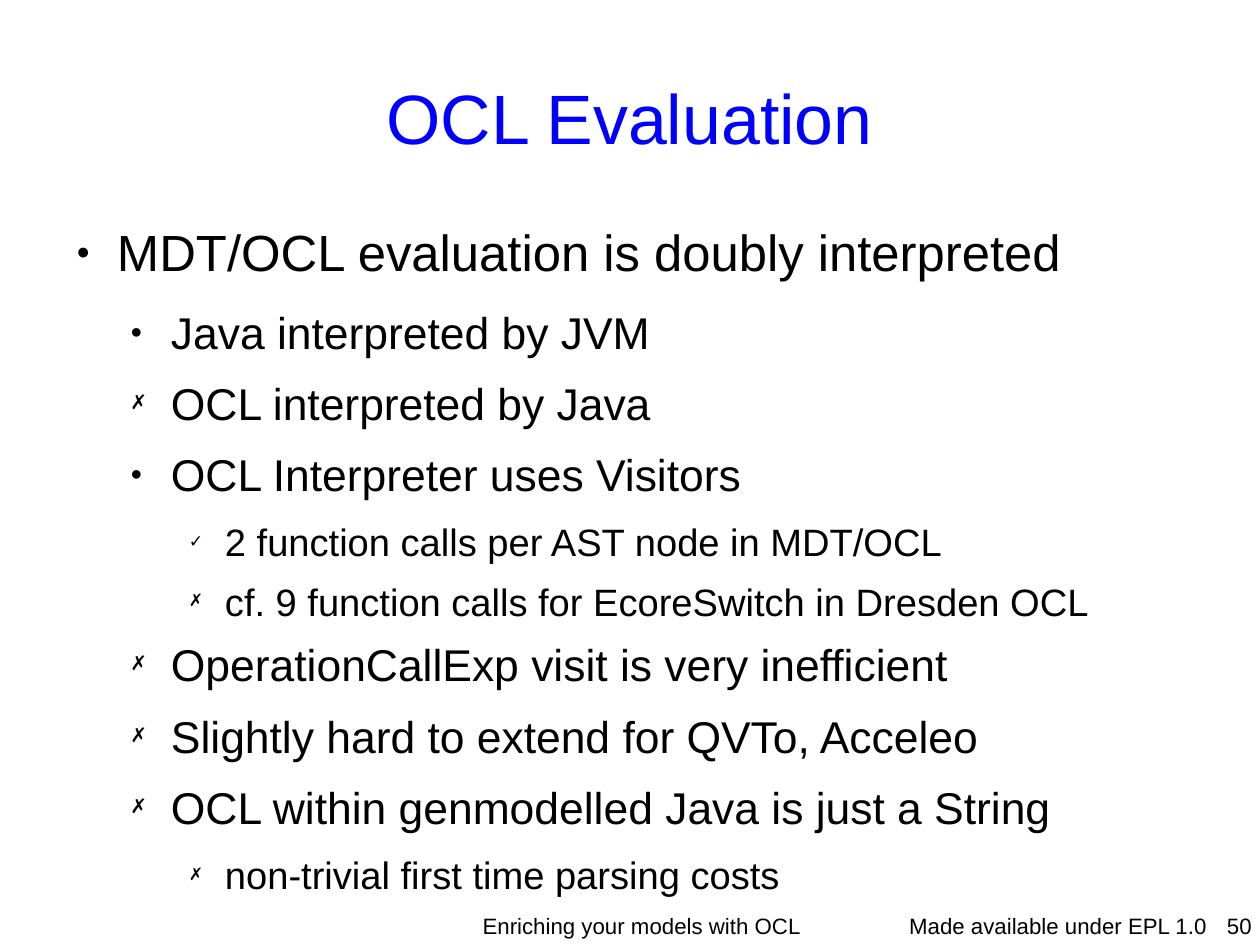
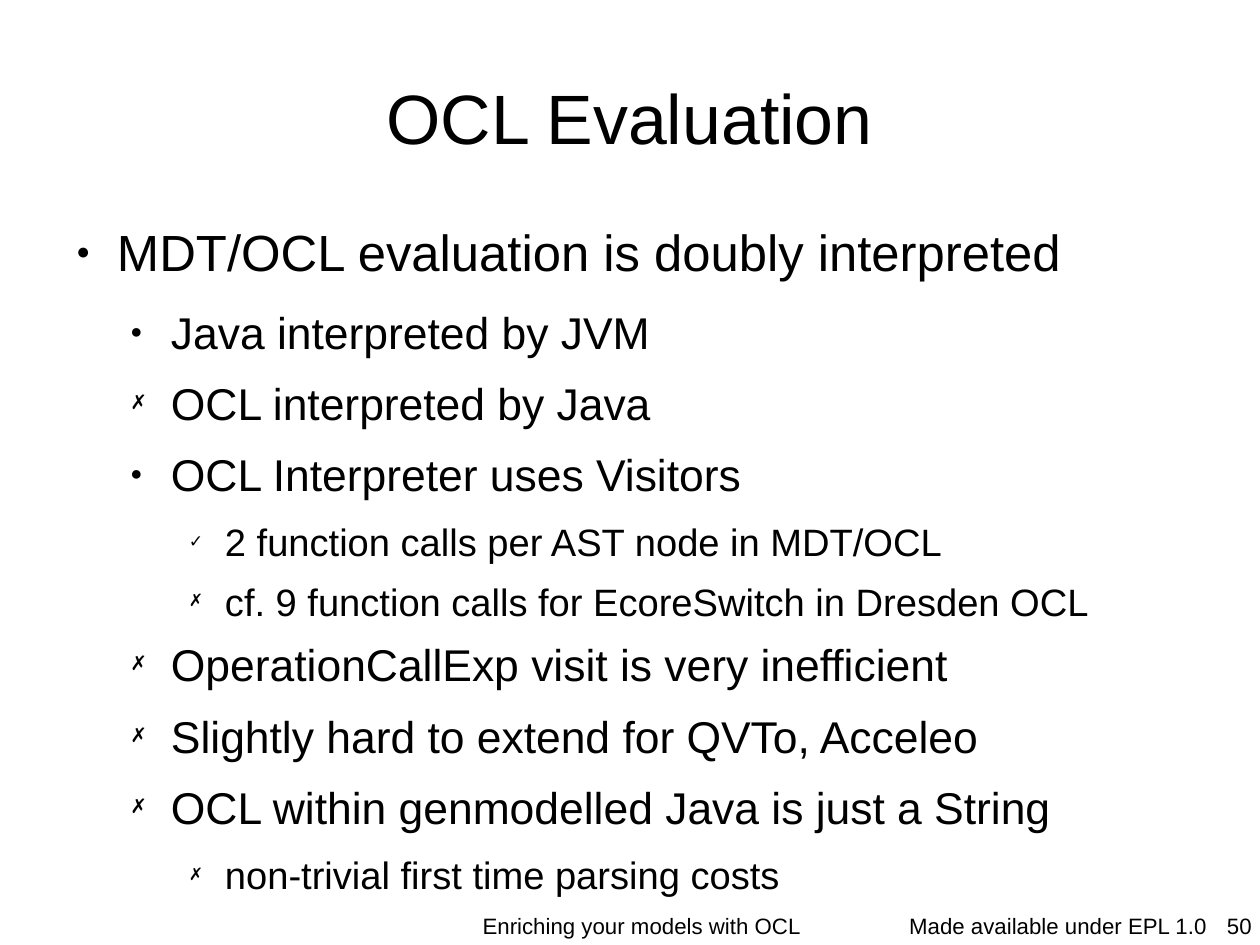
Before and after one commit to eclipse-ocl/ocl-website, a slide deck: slide 50 of ocl/docs/publications/ESE2010LongTalk/EnrichingWithOCL.odp. Drawn at 1260x945 pixels with LibreOffice and Linux fonts; fonts in the diff are those of the drawing; background and template pictures are left out. Boxes give left, top, right and bottom in pixels: in the first picture for what was removed or moved away, otherwise in the second. Text is boxed around its words. In the diff, an @@ line names an element or a change of style, - is before the commit and + after.

```diff
--- a/ocl/docs/publications/ESE2010LongTalk/EnrichingWithOCL.odp
+++ b/ocl/docs/publications/ESE2010LongTalk/EnrichingWithOCL.odp
@@ title "OCL Evaluation" at [386,93,873,145]: text colour #0000FF to #000000 @@
```
Also in this commit, not shown: 15 other slides changed.
